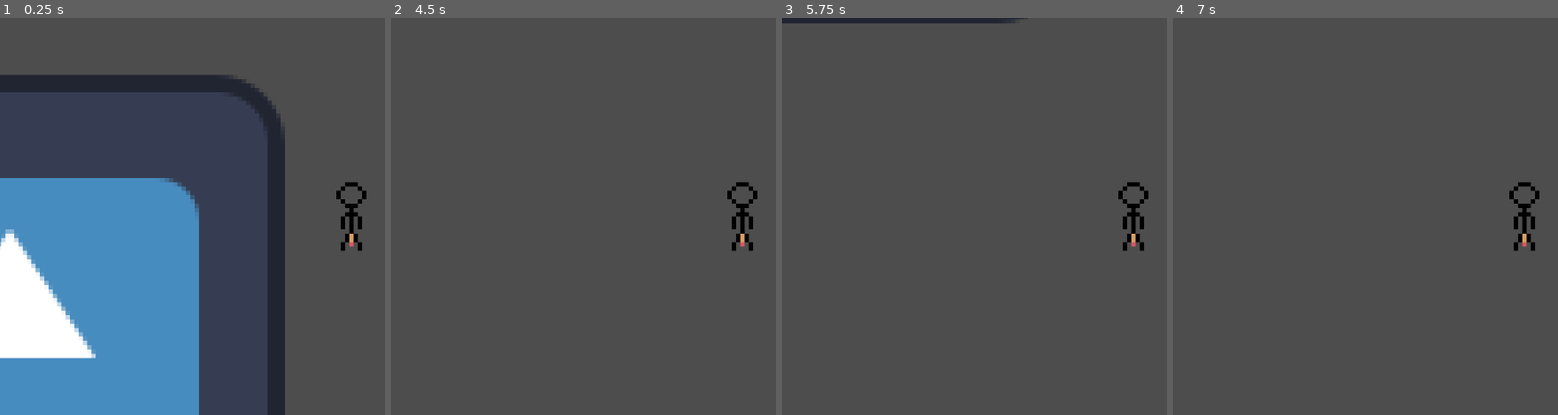
Above: before the commit, frames 1-4 (left to right).
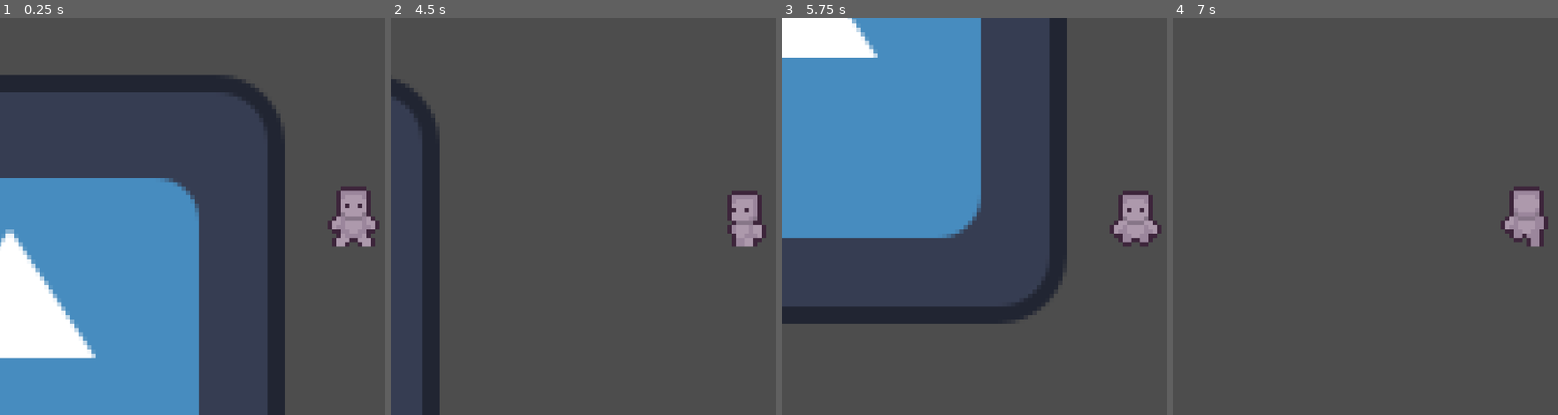
Above: after the commit, the same moments.

Repository: kyndlm/gamejam-loop
Game: Godot game, scene res://Scenes/Player/universe.tscn
Same seed, same stepped clock (60 frames per second), same inputs: the game is played once before the commit and once after it. The engine's default icon, where the game draws it, is replaced by a stand-in: a white triangle on a blue panel in a dark square.
Inputs:
- Up to frame 1 (0.25 s): no input
- Up to frame 2 (4.5 s): hold D (right) 0.53-1.28 s; hold S (down) 1.28-2.03 s; hold D (right) 2.03-2.78 s; hold W (up) 2.78-3.53 s; hold A (left) from 3.53 s (still down)
- Up to frame 3 (5.75 s): release A (left) at 5.03 s; hold S (down) from 5.03 s (still down)
- Up to frame 4 (7 s): release S (down) at 5.78 s; hold D (right) 5.78-6.53 s; hold W (up) from 6.53 s (still down)

The runs differ from the first frame. In frame 1, 1.6% of the frame differs, in the area x 85-99%, y 41-59%; in frame 2, 5.3%; in frame 3, 36%, in the area x 0-99%, y 0-78%; in frame 4, 1.5%.

Commit message:
Updated Player Sprite
neue player animations

Diff:
--- a/Game/Scenes/Player/player.tscn
+++ b/Game/Scenes/Player/player.tscn
@@ -1,17 +1,180 @@
-[gd_scene load_steps=4 format=3 uid="uid://cr3qfcods130o"]
+[gd_scene load_steps=23 format=3 uid="uid://cr3qfcods130o"]
 
 [ext_resource type="Script" path="res://Scripts/player.gd" id="1_b1rgs"]
-[ext_resource type="Texture2D" uid="uid://biowhw4wcnk0n" path="res://Assets/Sprites/PlayerSprite_single.png" id="2_cd352"]
+[ext_resource type="Texture2D" uid="uid://bcgowjhd1hnmb" path="res://Assets/Sprites/PlayerSprites/Prototype_Character.png" id="2_dn8vl"]
+
+[sub_resource type="AtlasTexture" id="AtlasTexture_n6mvr"]
+atlas = ExtResource("2_dn8vl")
+region = Rect2(0, 0, 32, 32)
+
+[sub_resource type="AtlasTexture" id="AtlasTexture_vkpnc"]
+atlas = ExtResource("2_dn8vl")
+region = Rect2(32, 0, 32, 32)
+
+[sub_resource type="AtlasTexture" id="AtlasTexture_qnnnk"]
+atlas = ExtResource("2_dn8vl")
+region = Rect2(0, 32, 32, 32)
+
+[sub_resource type="AtlasTexture" id="AtlasTexture_o8lwf"]
+atlas = ExtResource("2_dn8vl")
+region = Rect2(32, 32, 32, 32)
+
+[sub_resource type="AtlasTexture" id="AtlasTexture_2sc6m"]
+atlas = ExtResource("2_dn8vl")
+region = Rect2(0, 64, 32, 32)
+
+[sub_resource type="AtlasTexture" id="AtlasTexture_8dlq5"]
+atlas = ExtResource("2_dn8vl")
+region = Rect2(32, 64, 32, 32)
+
+[sub_resource type="AtlasTexture" id="AtlasTexture_lkr8k"]
+atlas = ExtResource("2_dn8vl")
+region = Rect2(0, 96, 32, 32)
+
+[sub_resource type="AtlasTexture" id="AtlasTexture_7tlhn"]
+atlas = ExtResource("2_dn8vl")
+region = Rect2(32, 96, 32, 32)
+
+[sub_resource type="AtlasTexture" id="AtlasTexture_uvq5r"]
+atlas = ExtResource("2_dn8vl")
+region = Rect2(64, 96, 32, 32)
+
+[sub_resource type="AtlasTexture" id="AtlasTexture_1s2qc"]
+atlas = ExtResource("2_dn8vl")
+region = Rect2(96, 96, 32, 32)
+
+[sub_resource type="AtlasTexture" id="AtlasTexture_6iq4j"]
+atlas = ExtResource("2_dn8vl")
+region = Rect2(0, 128, 32, 32)
+
+[sub_resource type="AtlasTexture" id="AtlasTexture_vi072"]
+atlas = ExtResource("2_dn8vl")
+region = Rect2(32, 128, 32, 32)
+
+[sub_resource type="AtlasTexture" id="AtlasTexture_8vy75"]
+atlas = ExtResource("2_dn8vl")
+region = Rect2(64, 128, 32, 32)
+
+[sub_resource type="AtlasTexture" id="AtlasTexture_cfcv3"]
+atlas = ExtResource("2_dn8vl")
+region = Rect2(96, 128, 32, 32)
+
+[sub_resource type="AtlasTexture" id="AtlasTexture_h3loo"]
+atlas = ExtResource("2_dn8vl")
+region = Rect2(0, 160, 32, 32)
+
+[sub_resource type="AtlasTexture" id="AtlasTexture_4x5pf"]
+atlas = ExtResource("2_dn8vl")
+region = Rect2(32, 160, 32, 32)
+
+[sub_resource type="AtlasTexture" id="AtlasTexture_5tk5b"]
+atlas = ExtResource("2_dn8vl")
+region = Rect2(64, 160, 32, 32)
+
+[sub_resource type="AtlasTexture" id="AtlasTexture_a6mwq"]
+atlas = ExtResource("2_dn8vl")
+region = Rect2(96, 160, 32, 32)
+
+[sub_resource type="SpriteFrames" id="SpriteFrames_2la8d"]
+animations = [{
+"frames": [{
+"duration": 1.0,
+"texture": SubResource("AtlasTexture_n6mvr")
+}, {
+"duration": 1.0,
+"texture": SubResource("AtlasTexture_vkpnc")
+}],
+"loop": true,
+"name": &"idle_down",
+"speed": 5.0
+}, {
+"frames": [{
+"duration": 1.0,
+"texture": SubResource("AtlasTexture_qnnnk")
+}, {
+"duration": 1.0,
+"texture": SubResource("AtlasTexture_o8lwf")
+}],
+"loop": true,
+"name": &"idle_side",
+"speed": 5.0
+}, {
+"frames": [{
+"duration": 1.0,
+"texture": SubResource("AtlasTexture_2sc6m")
+}, {
+"duration": 1.0,
+"texture": SubResource("AtlasTexture_8dlq5")
+}],
+"loop": true,
+"name": &"idle_up",
+"speed": 5.0
+}, {
+"frames": [{
+"duration": 1.0,
+"texture": SubResource("AtlasTexture_lkr8k")
+}, {
+"duration": 1.0,
+"texture": SubResource("AtlasTexture_7tlhn")
+}, {
+"duration": 1.0,
+"texture": SubResource("AtlasTexture_uvq5r")
+}, {
+"duration": 1.0,
+"texture": SubResource("AtlasTexture_1s2qc")
+}],
+"loop": true,
+"name": &"walk_down",
+"speed": 10.0
+}, {
+"frames": [{
+"duration": 1.0,
+"texture": SubResource("AtlasTexture_6iq4j")
+}, {
+"duration": 1.0,
+"texture": SubResource("AtlasTexture_vi072")
+}, {
+"duration": 1.0,
+"texture": SubResource("AtlasTexture_8vy75")
+}, {
+"duration": 1.0,
+"texture": SubResource("AtlasTexture_cfcv3")
+}],
+"loop": true,
+"name": &"walk_side",
+"speed": 10.0
+}, {
+"frames": [{
+"duration": 1.0,
+"texture": SubResource("AtlasTexture_h3loo")
+}, {
+"duration": 1.0,
+"texture": SubResource("AtlasTexture_4x5pf")
+}, {
+"duration": 1.0,
+"texture": SubResource("AtlasTexture_5tk5b")
+}, {
+"duration": 1.0,
+"texture": SubResource("AtlasTexture_a6mwq")
+}],
+"loop": true,
+"name": &"walk_up",
+"speed": 10.0
+}]
 
 [sub_resource type="RectangleShape2D" id="RectangleShape2D_ud84k"]
-size = Vector2(5, 6)
+size = Vector2(10, 8)
 
 [node name="CharacterBody2D" type="CharacterBody2D"]
 script = ExtResource("1_b1rgs")
 
+[node name="AnimatedSprite2D" type="AnimatedSprite2D" parent="."]
+sprite_frames = SubResource("SpriteFrames_2la8d")
+animation = &"walk_up"
+autoplay = "idle_down"
+frame_progress = 0.281554
+speed_scale = 0.5
+
 [node name="CollisionShape2D" type="CollisionShape2D" parent="."]
-position = Vector2(-0.5, 5)
+position = Vector2(0, 4)
 shape = SubResource("RectangleShape2D_ud84k")
-
-[node name="Sprite2D" type="Sprite2D" parent="."]
-texture = ExtResource("2_cd352")
--- a/Game/Scripts/player.gd
+++ b/Game/Scripts/player.gd
@@ -1,6 +1,18 @@
 extends CharacterBody2D
 
-@export var speed: float = 200.0
+@export var speed: float = 100.0
+
+#animated_sprite ref
+@onready var anim_player = $AnimatedSprite2D
+
+enum State {
+	IDLE,
+	WALK
+}
+
+var current_state: State = State.IDLE
+var last_direction: String = "down"
+
 
 func _physics_process(delta: float) -> void:
 	var direction = Vector2.ZERO
@@ -8,8 +20,10 @@
 	# Detect input for movement
 	if Input.is_action_pressed("right"):
 		direction.x += 1
+		anim_player.flip_h = false
 	if Input.is_action_pressed("left"):
 		direction.x -= 1
+		anim_player.flip_h = true
 	if Input.is_action_pressed("down"):
 		direction.y += 1
 	if Input.is_action_pressed("up"):
@@ -17,5 +31,37 @@
 
 	direction = direction.normalized()
 
+	#Update state:
+	if direction == Vector2.ZERO:
+		current_state = State.IDLE
+	else:
+		current_state = State.WALK
+
+	match current_state:
+		State.IDLE:
+			_handle_idle_state()
+		State.WALK:
+			_handle_walk_state(direction)
+
 	velocity = direction * speed
 	move_and_slide()
+
+func _handle_idle_state() -> void:
+	match last_direction:
+		"down":
+			anim_player.play("idle_down")
+		"up":
+			anim_player.play("idle_up")
+		"side":
+			anim_player.play("idle_side")
+
+func _handle_walk_state(direction: Vector2) -> void:
+	if direction.y > 0:
+		last_direction = "down"
+		anim_player.play("walk_down")
+	elif direction.y < 0:
+		last_direction = "up"
+		anim_player.play("walk_up")
+	else:
+		last_direction = "side"
+		anim_player.play("walk_side")
--- a/Game/project.godot
+++ b/Game/project.godot
@@ -12,29 +12,29 @@
 
 config/name="GameJam"
 run/main_scene="res://Scenes/Player/universe.tscn"
-config/features=PackedStringArray("4.3", "Forward Plus")
+config/features=PackedStringArray("4.2", "Forward Plus")
 config/icon="res://icon.svg"
 
 [input]
 
 up={
 "deadzone": 0.5,
-"events": [Object(InputEventKey,"resource_local_to_scene":fa …(172 unchanged characters)… eycode":87,"key_label":0,"unicode":119,"location":0,"echo":false,"script":null)
+"events": [Object(InputEventKey,"resource_local_to_scene":fa …(172 unchanged characters)… eycode":87,"key_label":0,"unicode":119,"echo":false,"script":null)
 ]
 }
 down={
 "deadzone": 0.5,
-"events": [Object(InputEventKey,"resource_local_to_scene":fa …(172 unchanged characters)… eycode":83,"key_label":0,"unicode":115,"location":0,"echo":false,"script":null)
+"events": [Object(InputEventKey,"resource_local_to_scene":fa …(172 unchanged characters)… eycode":83,"key_label":0,"unicode":115,"echo":false,"script":null)
 ]
 }
 left={
 "deadzone": 0.5,
-"events": [Object(InputEventKey,"resource_local_to_scene":fa …(171 unchanged characters)… keycode":65,"key_label":0,"unicode":97,"location":0,"echo":false,"script":null)
+"events": [Object(InputEventKey,"resource_local_to_scene":fa …(171 unchanged characters)… keycode":65,"key_label":0,"unicode":97,"echo":false,"script":null)
 ]
 }
 right={
 "deadzone": 0.5,
-"events": [Object(InputEventKey,"resource_local_to_scene":fa …(172 unchanged characters)… eycode":68,"key_label":0,"unicode":100,"location":0,"echo":false,"script":null)
+"events": [Object(InputEventKey,"resource_local_to_scene":fa …(172 unchanged characters)… eycode":68,"key_label":0,"unicode":100,"echo":false,"script":null)
 ]
 }
 
Renamed: Game/Assets/Sprites/PlayerSprite_single.png -> Game/Assets/Sprites/PlayerSprites/PlayerSprite_single.png
Not shown, added: Game/Assets/Sprites/PlayerSprites/PlayerSprite_single.png.import
Binary file added: Game/Assets/Sprites/PlayerSprites/Prototype_Character.aseprite
Binary file added: Game/Assets/Sprites/PlayerSprites/Prototype_Character.png
Not shown, added: Game/Assets/Sprites/PlayerSprites/Prototype_Character.png.import
Binary file added: Game/Assets/Sprites/PlayerSprites/Prototype_Character_Blue.png
Not shown, added: Game/Assets/Sprites/PlayerSprites/Prototype_Character_Blue.png.import
Binary file added: Game/Assets/Sprites/PlayerSprites/Prototype_Character_Red.png
Not shown, changed: Game/Assets/Sprites/PlayerSprites/Prototype_Character_Red.png.import
Not shown, changed: .DS_Store
Not shown, changed: Game/.DS_Store
Not shown, changed: Game/Scenes/.DS_Store
